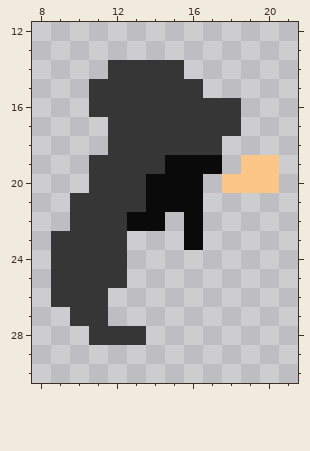
Edited in one commit: pixel-art sprite (sprites/sprPlayerAttackUpward/layers/b3e9d4dc-edf7-4bd7-972c-809883bf9d33/a39dfc9d-503b-410f-bf24-ff860cfa5e5c.png). The first picture shows the starting point.
The file is 32x32 pixels. Shown: x 8..21, y 12..30.
New version:
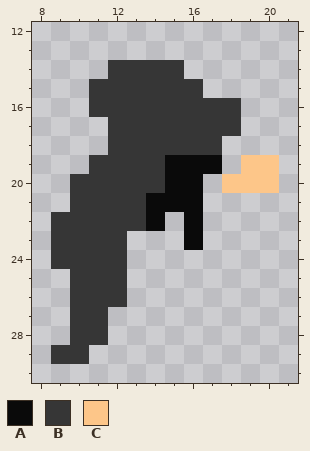
Palette (. is transparent): A #0a0a0a  B #363636  C #fdc689
Diff:
{"y":20,"x":10,"old":".","new":"B"}
{"y":20,"x":14,"old":"A","new":"B"}
{"y":22,"x":9,"old":".","new":"B"}
{"y":22,"x":13,"old":"A","new":"B"}
{"y":25,"x":9,"old":"B","new":"."}
{"y":26,"x":9,"old":"B","new":"."}
{"y":26,"x":12,"old":".","new":"B"}
{"y":28,"x":10,"old":".","new":"B"}
{"y":28,"x":12,"old":"BB","new":".."}
{"y":29,"x":9,"old":"..","new":"BB"}
{"label":"changed","picture_box":[51,174,165,364]}
